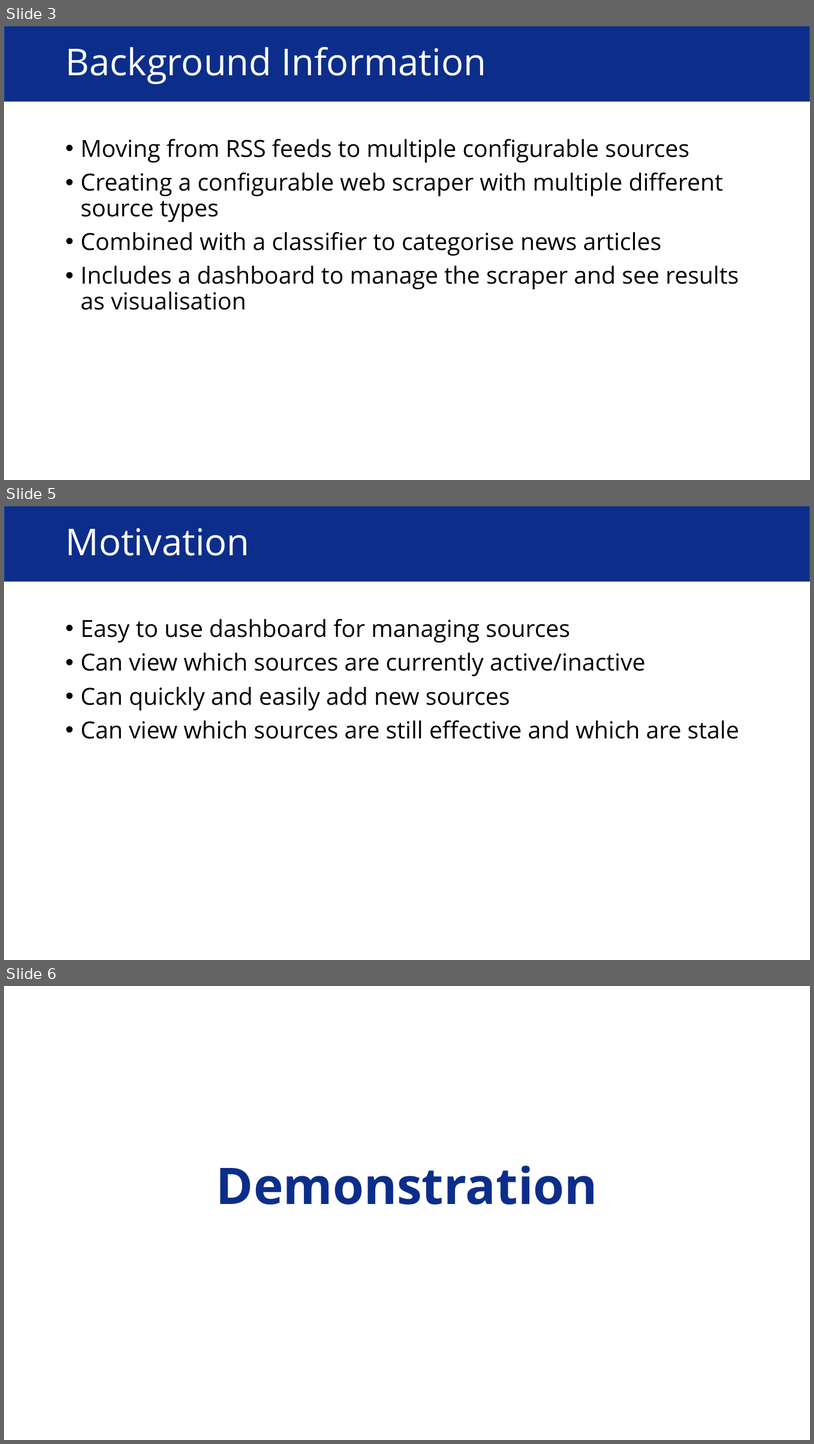
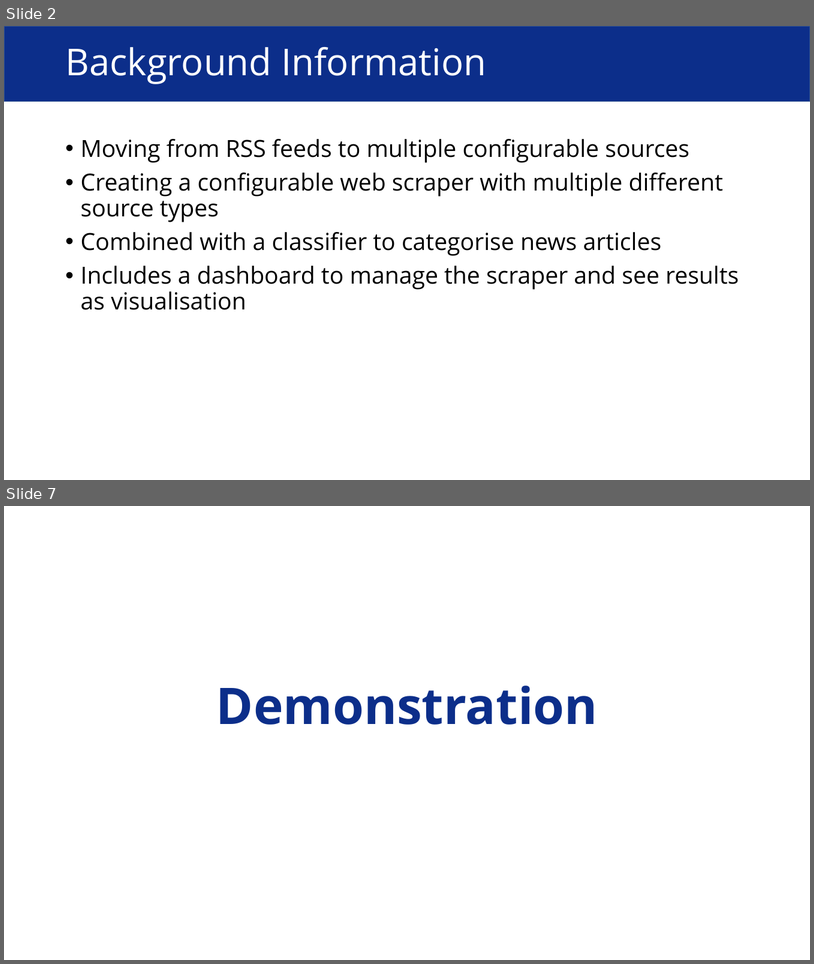
Before and after one commit to Adamanatite/nlp-global-news-monitor, a slide deck: research/Usability Testing Presentation.pptx. Shown one above the other, each under a label of ours: slides 3, 5 and 6 before the commit, slides 2 and 7 after it; the slides between them are not shown. The pictures are 814x1444 and 814x964 pixels, drawn with LibreOffice and Linux fonts; fonts in the diff are those of the drawing. Boxes give left, top, right and bottom in pixels: in the first picture for what was removed or moved away, otherwise in the second. Text is boxed around its words. In the diff, an @@ line names an element or a change of style, - is before the commit and + after.

```diff
--- a/research/Usability Testing Presentation.pptx
+++ b/research/Usability Testing Presentation.pptx
@@ slide 5 removed at (4, 506, 810, 960), background #FFFFFF @@
@@ rectangle removed at (4, 506, 810, 582) @@
@@ title removed at (65, 528, 249, 556) @@
-Motivation
@@ text removed at (81, 619, 740, 739) @@
-• Easy to use dashboard for managing sources
-• Can view which sources are currently active/inactive
-• Can quickly and easily add new sources
-• Can view which sources are still effective and which are stale
@@ what was slide 3 is now slide 2 @@
@@ what was slide 6 is now slide 7 @@
```
Also in this commit, not shown: 2 slides changed, 8 slides added, 1 other file.
